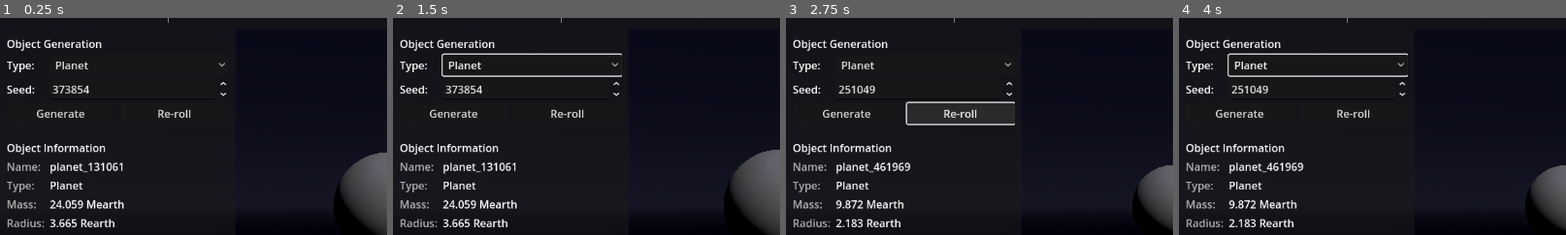
Above: before the commit, frames 1-4 (left to right).
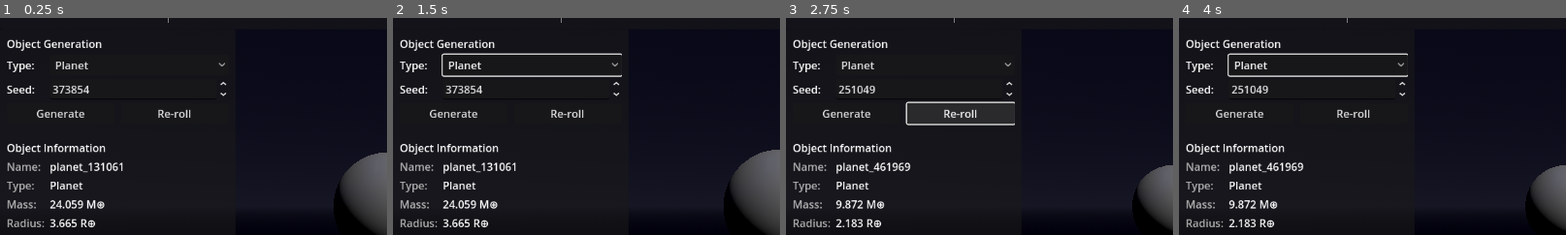
Above: after the commit, the same moments.

Repository: Jazhikho/star_gen
Game: Godot game, scene res://src/app/viewer/ObjectViewer.tscn
Two runs of this game, one before a commit and one after it. Both use one fixed random seed, a clock stepped at 60 frames per second and the inputs below.
Inputs:
- Up to frame 1 (0.25 s): no input
- Up to frame 2 (1.5 s): click "Planet" at 0.5 s; click "Generate" at 1.25 s
- Up to frame 3 (2.75 s): click "Re-roll" at 2 s
- Up to frame 4 (4 s): click "Planet" at 2.75 s; click "Generate" at 3.5 s
The pictures show only the part of the screen within x 0-50%, y 7-57%; the shares and areas given below are measured in that part.

The runs differ from the first frame. In frame 1, 0.3% of the frame differs, in the area x 22-33%, y 83-97%; in frame 2, 0.3%; in frame 3, 0.3%, in the area x 22-31%, y 83-97%; in frame 4, 0.3%.

Commit message:
Improve test runner output and fix Unicode formatting
Test Runner Improvements:
- Show 'Running tests...' indication at start
- Display dots (.) for passing tests (50 per line)
- Only print verbose output for failing tests
- Show clean summary at end with total/passed/failed counts
- Failures printed immediately when they occur

Unicode Formatting Fix (Response B):
- Preserved Unicode characters (Mâ˜‰, Râ˜‰, MâŠ•, RâŠ•, Ã—, superscripts)
- Added _format_scientific() helper for scientific notation
- Added _format_superscript() helper for exponent formatting
- Replaced %e format specifier with custom formatter
- All Unicode symbols preserved in unit displays

All 297 tests passing

Diff:
--- a/Tests/Framework/TestRunner.gd
+++ b/Tests/Framework/TestRunner.gd
@@ -25,7 +25,7 @@
 ## Number of tests that failed.
 var _fail_count: int = 0
 
-## Progress indicator buffer for passing tests.
+## Progress indicator buffer for dots.
 var _progress_buffer: String = ""
 
 
@@ -39,12 +39,10 @@
 	_fail_count = 0
 	_progress_buffer = ""
 
-	print("Running tests...")
-
 	for script in test_scripts:
 		_run_test_script(script)
 
-	# Print any remaining progress dots
+	# Flush any remaining progress dots
 	if _progress_buffer.length() > 0:
 		print(_progress_buffer)
 		_progress_buffer = ""
@@ -118,17 +116,17 @@
 		_pass_count += 1
 		# Add dot to progress buffer
 		_progress_buffer += "."
-		# Flush buffer every 50 characters to avoid huge lines
+		# Flush every 50 dots to avoid huge lines
 		if _progress_buffer.length() >= 50:
 			print(_progress_buffer)
 			_progress_buffer = ""
 	else:
 		_fail_count += 1
-		# Flush any pending progress first
+		# Flush progress buffer first
 		if _progress_buffer.length() > 0:
 			print(_progress_buffer)
 			_progress_buffer = ""
-		# Print failure immediately with details
+		# Print failure details immediately
 		print("[FAIL] %s (%.1fms)" % [full_name, time_ms])
 		if message:
 			print("       -> %s" % message)
@@ -161,7 +159,7 @@
 	print("TEST SUMMARY")
 	print("=".repeat(60))
 
-	# Only show failed tests in detail
+	# Only show failed tests in detail (passing tests already shown as dots)
 	if _fail_count > 0:
 		print("")
 		print("FAILED TESTS:")
--- a/Tests/Integration/TestObjectViewer.gd
+++ b/Tests/Integration/TestObjectViewer.gd
@@ -303,10 +303,10 @@
 
 	# Check that values use appropriate units
 	assert_true(
-		viewer.mass_value.text.contains("Mearth") or viewer.mass_value.text.contains("Mjup"),
+		viewer.mass_value.text.contains("M⊕") or viewer.mass_value.text.contains("MJ"),
 		"Planet mass should use Earth or Jupiter masses"
 	)
-	assert_true(viewer.radius_value.text.contains("Rearth"), "Planet radius should use Earth radii")
+	assert_true(viewer.radius_value.text.contains("R⊕"), "Planet radius should use Earth radii")
 
 	# Clean up
 	viewer.queue_free()
--- a/Tests/RunTestsHeadless.gd
+++ b/Tests/RunTestsHeadless.gd
@@ -51,10 +51,12 @@
 	print("StarGen Test Suite (Headless)")
 	print("==============================")
 	print("")
+	print("Running tests...")
 
 	var runner: TestRunner = TestRunner.new()
 
 	runner.run_all(_test_scripts)
+
 	runner.print_summary()
 
 	var exit_code: int = 0 if runner.get_fail_count() == 0 else 1
--- a/Tests/TestScene.gd
+++ b/Tests/TestScene.gd
@@ -54,12 +54,13 @@
 	print("StarGen Test Suite")
 	print("==================")
 	print("")
+	print("Running tests...")
 
 	_runner = TestRunner.new()
-	_runner.test_started.connect(_on_test_started)
 	_runner.test_finished.connect(_on_test_finished)
 
 	_runner.run_all(_test_scripts)
+
 	_runner.print_summary()
 
 	var exit_code: int = 0 if _runner.get_fail_count() == 0 else 1
@@ -69,10 +70,6 @@
 	get_tree().quit(exit_code)
 
 
-func _on_test_started(test_name: String) -> void:
-	print("Running: %s" % test_name)
-
-
 func _on_test_finished(result: TestResult) -> void:
-	if not result.passed:
-		push_error("FAILED: %s - %s" % [result.test_name, result.message])
+	# Failures are already printed by TestRunner during execution
+	pass
--- a/src/app/viewer/ObjectViewer.gd
+++ b/src/app/viewer/ObjectViewer.gd
@@ -379,26 +379,22 @@
 	match body_type:
 		CelestialType.Type.STAR:
 			var solar_masses: float = mass_kg / Units.SOLAR_MASS_KG
-			return "%.3f Msun" % solar_masses
+			return "%.3f M☉" % solar_masses
 
 		CelestialType.Type.PLANET, CelestialType.Type.MOON:
 			var earth_masses: float = mass_kg / Units.EARTH_MASS_KG
 			if earth_masses > 100:
 				# Show in Jupiter masses for large planets
 				var jupiter_masses: float = mass_kg / Units.JUPITER_MASS_KG
-				return "%.2f Mjup" % jupiter_masses
+				return "%.2f MJ" % jupiter_masses
 			else:
-				return "%.3f Mearth" % earth_masses
+				return "%.3f M⊕" % earth_masses
 
 		CelestialType.Type.ASTEROID:
-			# Use scientific notation for asteroids
-			if mass_kg < 1e15:
-				return "%.2e kg" % mass_kg
-			else:
-				# Larger asteroids in 10^18 kg
-				return "%.2f x 10^18 kg" % (mass_kg / 1e18)
+			# Format in scientific notation manually
+			return _format_scientific(mass_kg, "kg")
 		_:
-			return "%.2e kg" % mass_kg
+			return _format_scientific(mass_kg, "kg")
 
 
 ## Formats radius for display with appropriate units.
@@ -409,11 +405,11 @@
 	match body_type:
 		CelestialType.Type.STAR:
 			var solar_radii: float = radius_m / Units.SOLAR_RADIUS_METERS
-			return "%.3f Rsun" % solar_radii
+			return "%.3f R☉" % solar_radii
 
 		CelestialType.Type.PLANET, CelestialType.Type.MOON:
 			var earth_radii: float = radius_m / Units.EARTH_RADIUS_METERS
-			return "%.3f Rearth" % earth_radii
+			return "%.3f R⊕" % earth_radii
 
 		CelestialType.Type.ASTEROID:
 			var km: float = radius_m / 1000.0
@@ -422,7 +418,46 @@
 			else:
 				return "%.2f km" % km
 		_:
-			return "%.2e m" % radius_m
+			return _format_scientific(radius_m, "m")
+
+
+## Formats a number in scientific notation.
+## @param value: The value to format.
+## @param unit: The unit string to append.
+## @return: Formatted string like "1.23 × 10¹⁵ kg"
+func _format_scientific(value: float, unit: String) -> String:
+	if value == 0.0:
+		return "0 %s" % unit
+
+	var exponent: int = int(floor(log(absf(value)) / log(10.0)))
+	var mantissa: float = value / pow(10.0, exponent)
+
+	# Format exponent with superscript
+	var exp_str: String = _format_superscript(exponent)
+
+	return "%.2f × 10%s %s" % [mantissa, exp_str, unit]
+
+
+## Converts an integer to superscript characters.
+## @param num: The number to convert.
+## @return: Superscript string.
+func _format_superscript(num: int) -> String:
+	var superscripts: Dictionary = {
+		"0": "⁰", "1": "¹", "2": "²", "3": "³", "4": "⁴",
+		"5": "⁵", "6": "⁶", "7": "⁷", "8": "⁸", "9": "⁹",
+		"-": "⁻"
+	}
+
+	var num_str: String = str(num)
+	var result: String = ""
+
+	for c in num_str:
+		if superscripts.has(c):
+			result += superscripts[c]
+		else:
+			result += c
+
+	return result
 
 
 ## Updates the inspector panel with current body properties.
